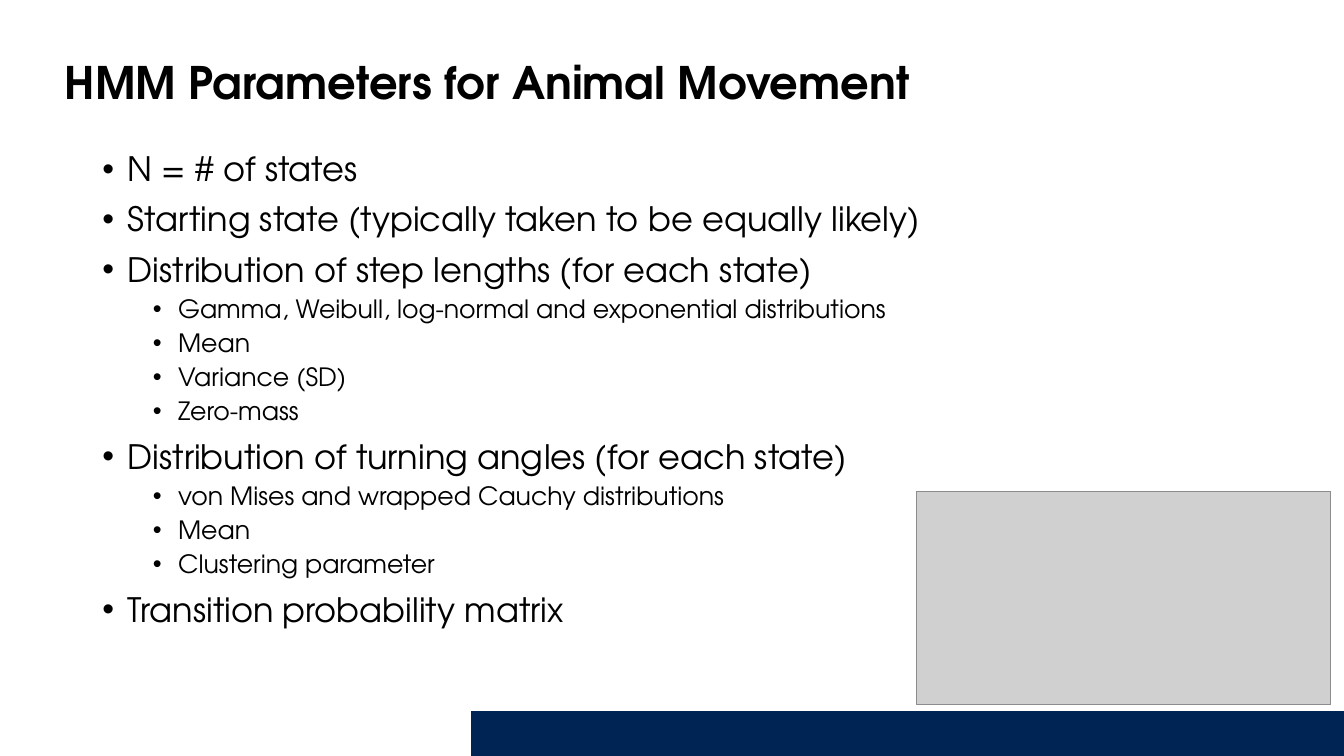
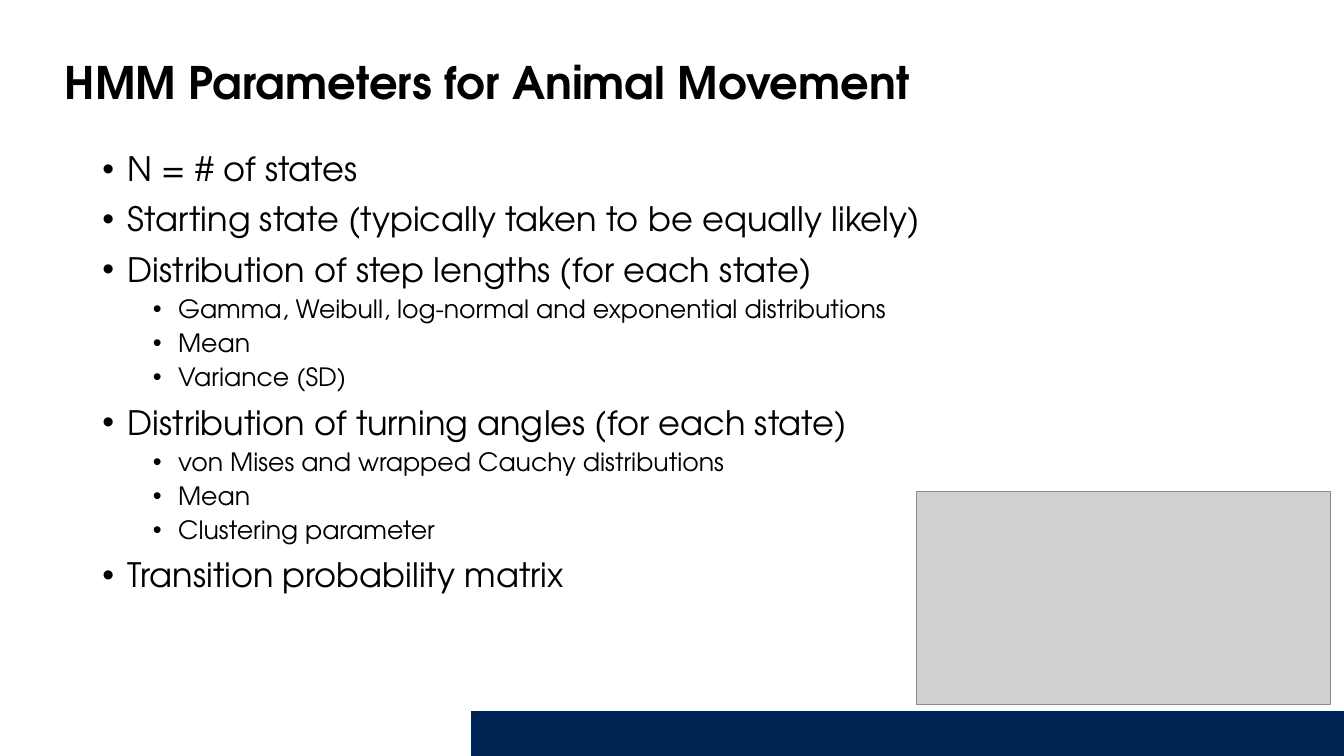
Before and after one commit to Animal-Movements/China_2026, a slide deck: slide 7 of 4_Day4/Presentation/IntroAnimalMovements_HMMs.pptx. Drawn at 1344x756 pixels with LibreOffice and Linux fonts; fonts in the diff are those of the drawing; grey boxes stand for pictures; background and template pictures are left out. Boxes give left, top, right and bottom in pixels: in the first picture for what was removed or moved away, otherwise in the second. Text is boxed around its words. In the diff, an @@ line names an element or a change of style, - is before the commit and + after.

```diff
--- a/4_Day4/Presentation/IntroAnimalMovements_HMMs.pptx
+++ b/4_Day4/Presentation/IntroAnimalMovements_HMMs.pptx
@@ text at (178,401,299,421): paragraph removed @@
-  • Zero-mass
```
Also in this commit, not shown: 5 other slides changed, 1 slide added, 14 other files.
